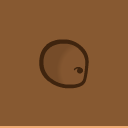
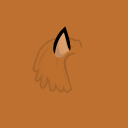
Layers edited between the first and the second 128px x 128px image:
added group "Ears" with 2 layers above "Hair" over [0, 0, 128, 128]
added layer "Skin color copy" (multiply, 70%) in group "Ears" over [0, 0, 128, 128]
added layer "CatEars_east.png" in group "Ears" over [53, 26, 71, 58]
added group "Hair" with 2 layers above "Stripes" over [0, 0, 128, 128]
added layer "Hair color" (multiply) in group "Hair" over [0, 0, 128, 128]
added layer "Locks_east.png" in group "Hair" over [32, 37, 82, 93]
"Stripes": opacity 70% → 80% over [0, 0, 128, 126]
showed "Stripes B" over [59, 54, 94, 74]
hid "Stripes A" over [56, 48, 81, 86]
